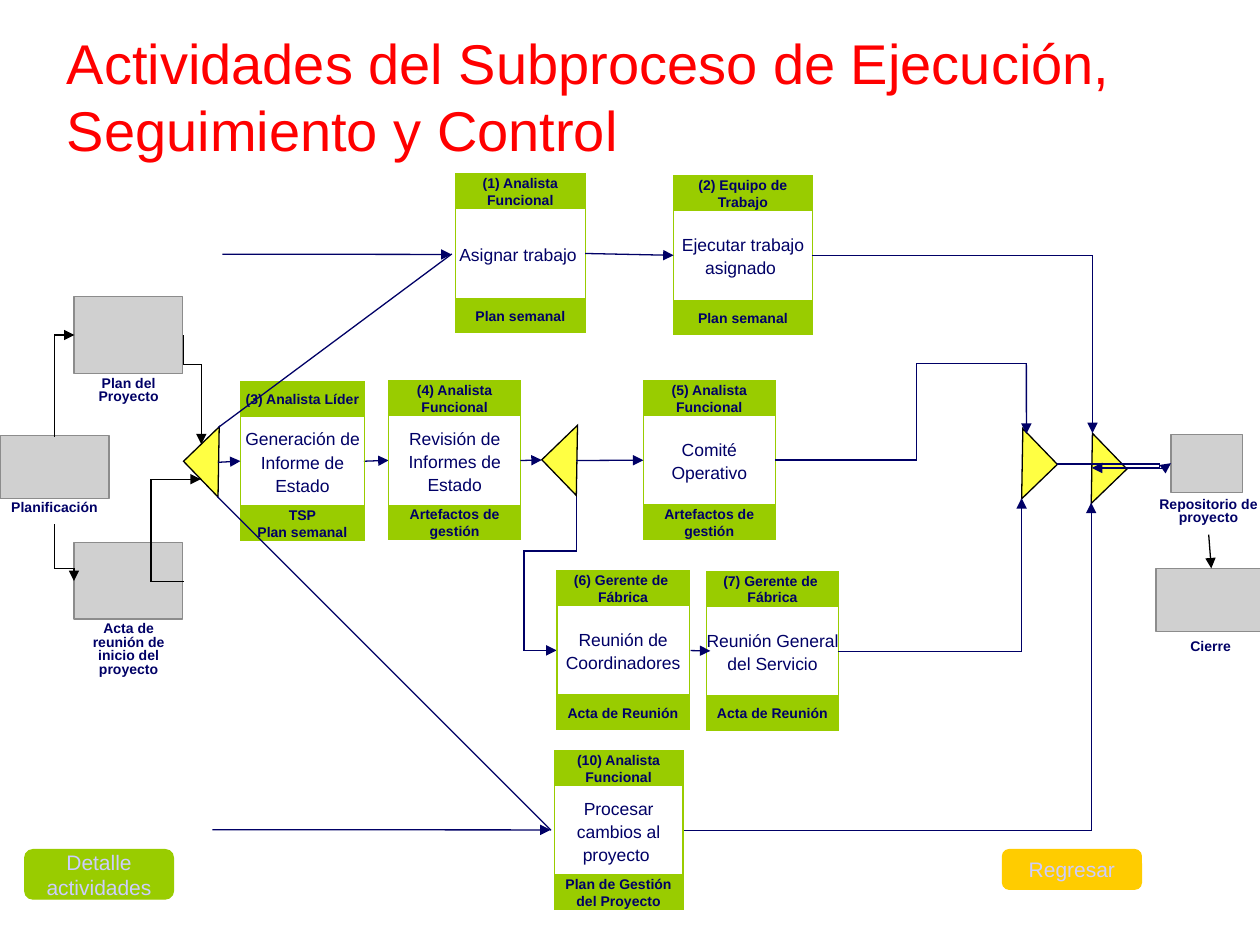
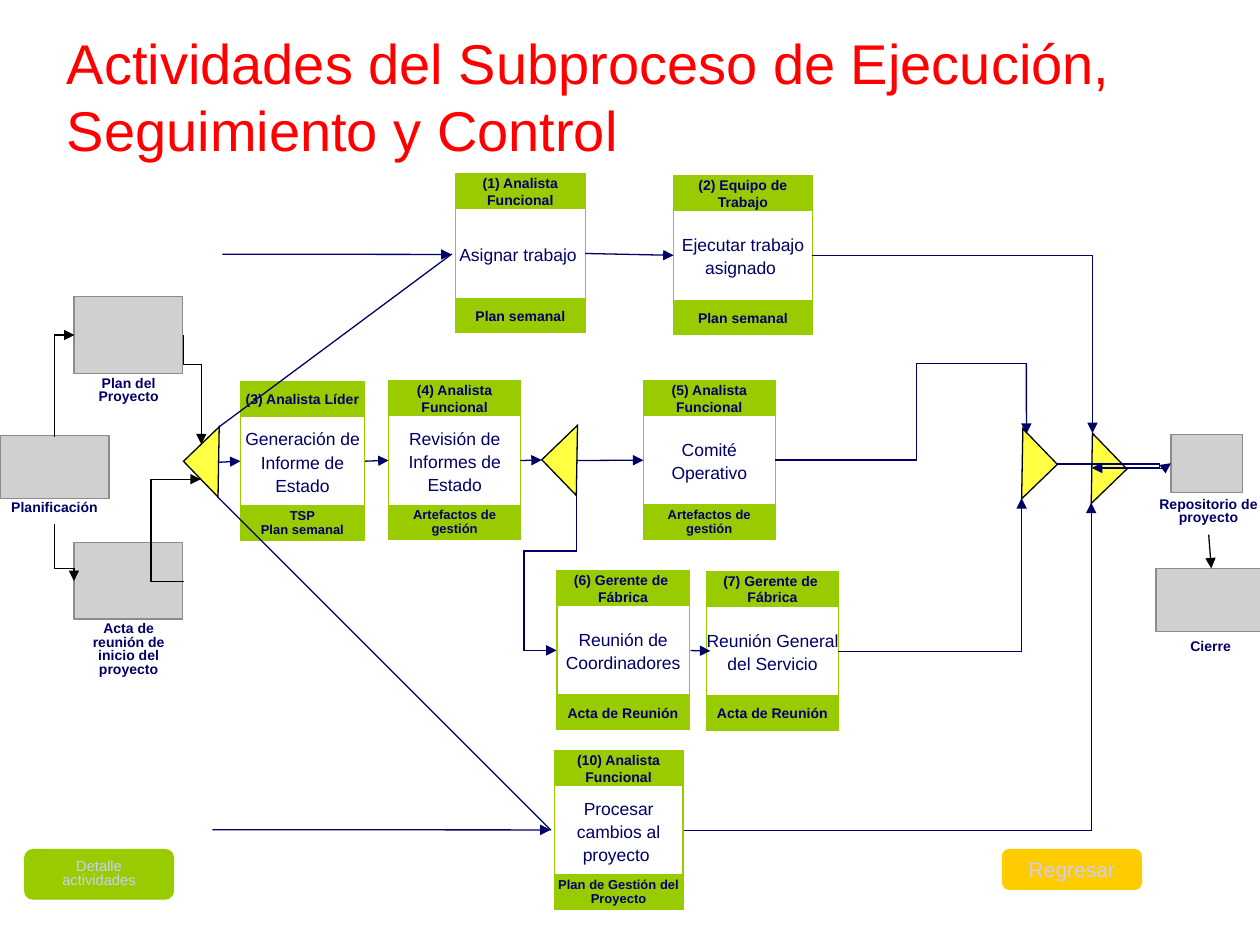
Before and after one commit to cjbensan/sistema-facturacion-inventario, a slide deck: slide 22 of CMMI-Nivel-2/PP-PMC/PGPRO_0.1_2015.ppt. Drawn at 1260x945 pixels with LibreOffice and Linux fonts; fonts in the diff are those of the drawing; grey boxes stand for pictures; background and template pictures are left out. Boxes give left, top, right and bottom in pixels: in the first picture for what was removed or moved away, otherwise in the second. Text is boxed around its words. In the diff, an @@ line names an element or a change of style, - is before the commit and + after.

```diff
--- a/CMMI-Nivel-2/PP-PMC/PGPRO_0.1_2015.ppt
+++ b/CMMI-Nivel-2/PP-PMC/PGPRO_0.1_2015.ppt
@@ rounded rectangle "Detalle actividades" at box(25, 849, 174, 898): size 12 to 8.4 pt; line spacing 1 to 0.8 @@
@@ size 8 to 7.4 pt; line spacing 1 to 0.9 in 4 elements at box(241, 507, 364, 541), box(388, 505, 520, 539), box(643, 505, 775, 539), box(554, 876, 683, 910) @@
```
Also in this commit, not shown: 4 other slides changed.
